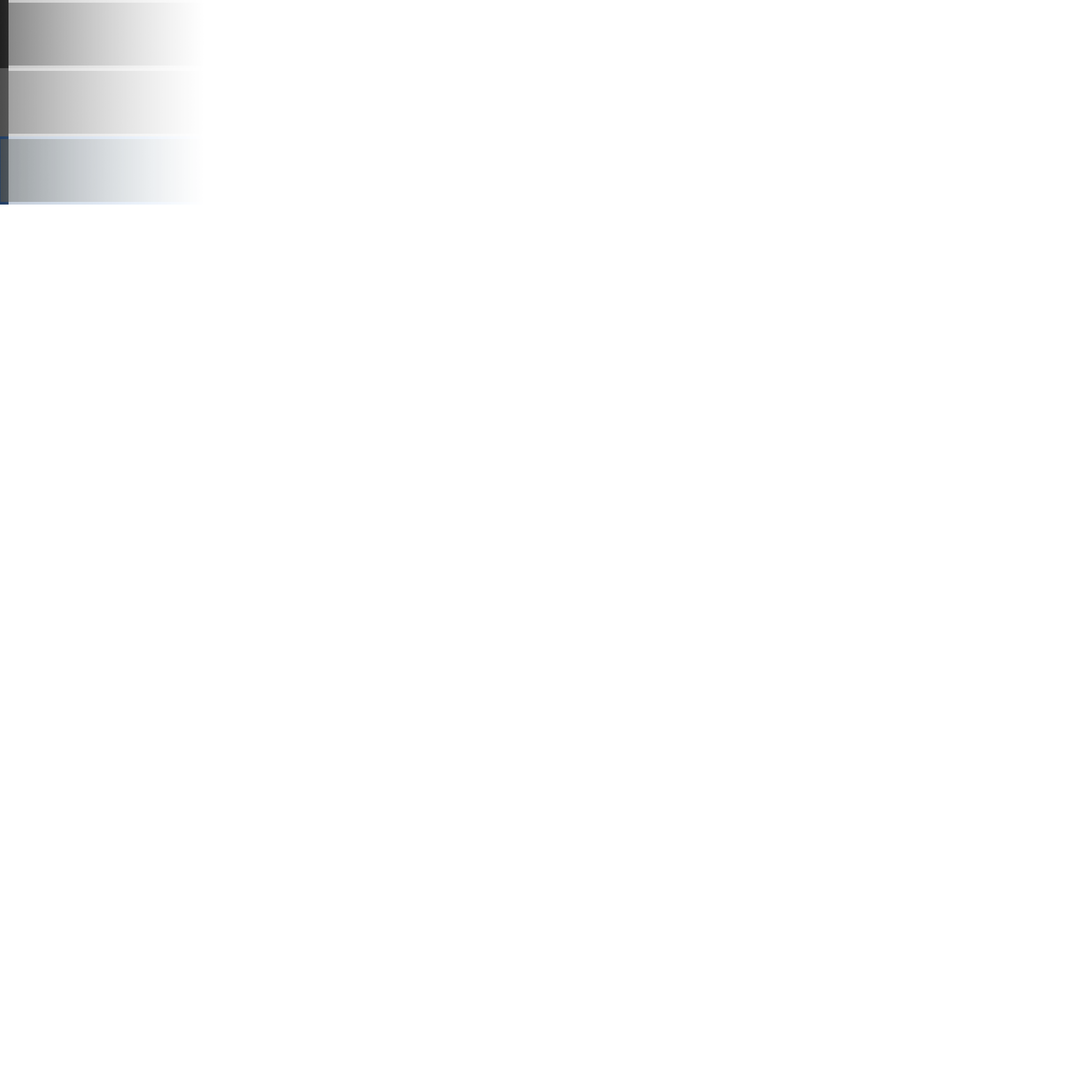
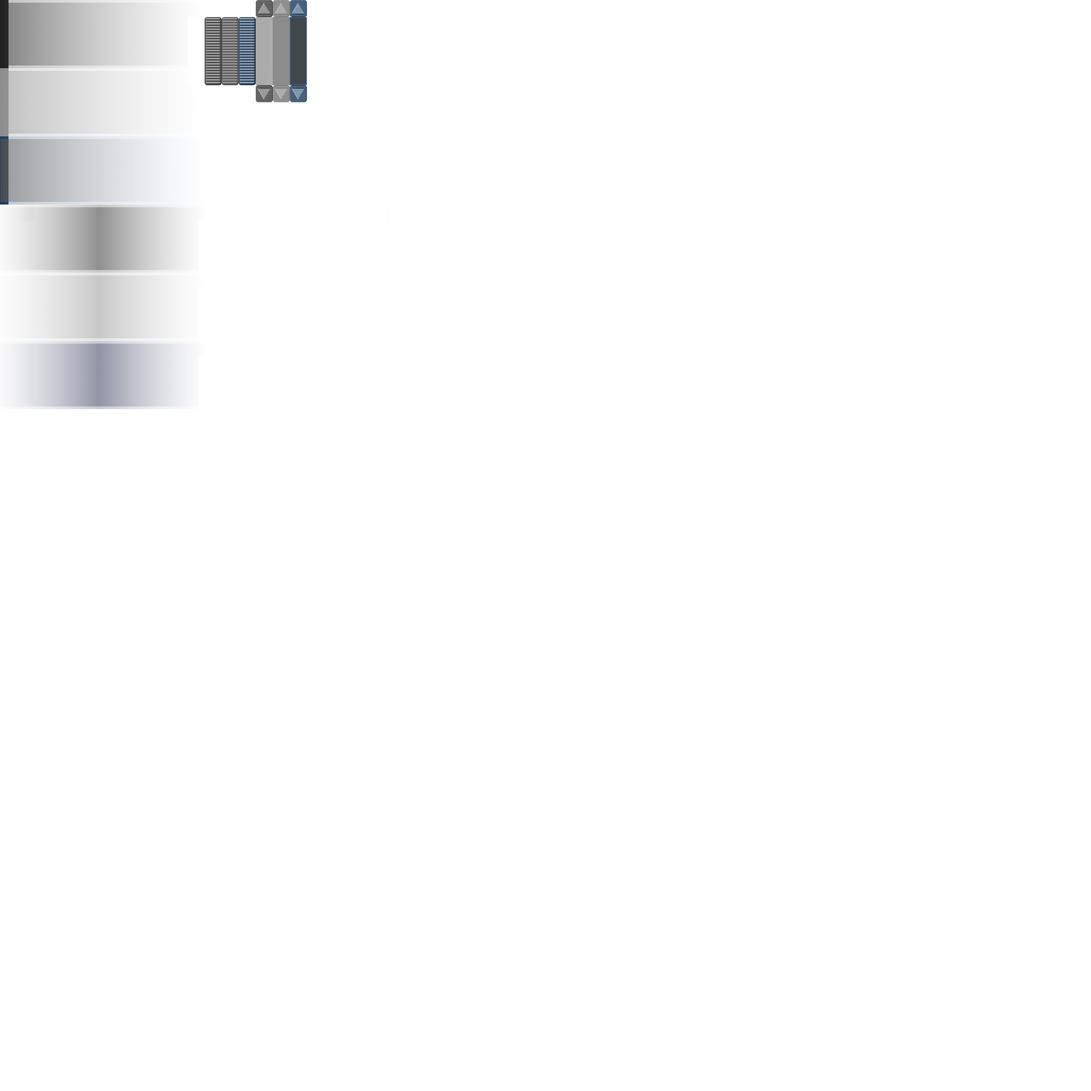
Layers edited between the first and the second 1091×1091 image:
painted on "Background" over (0, 0, 307, 410)
